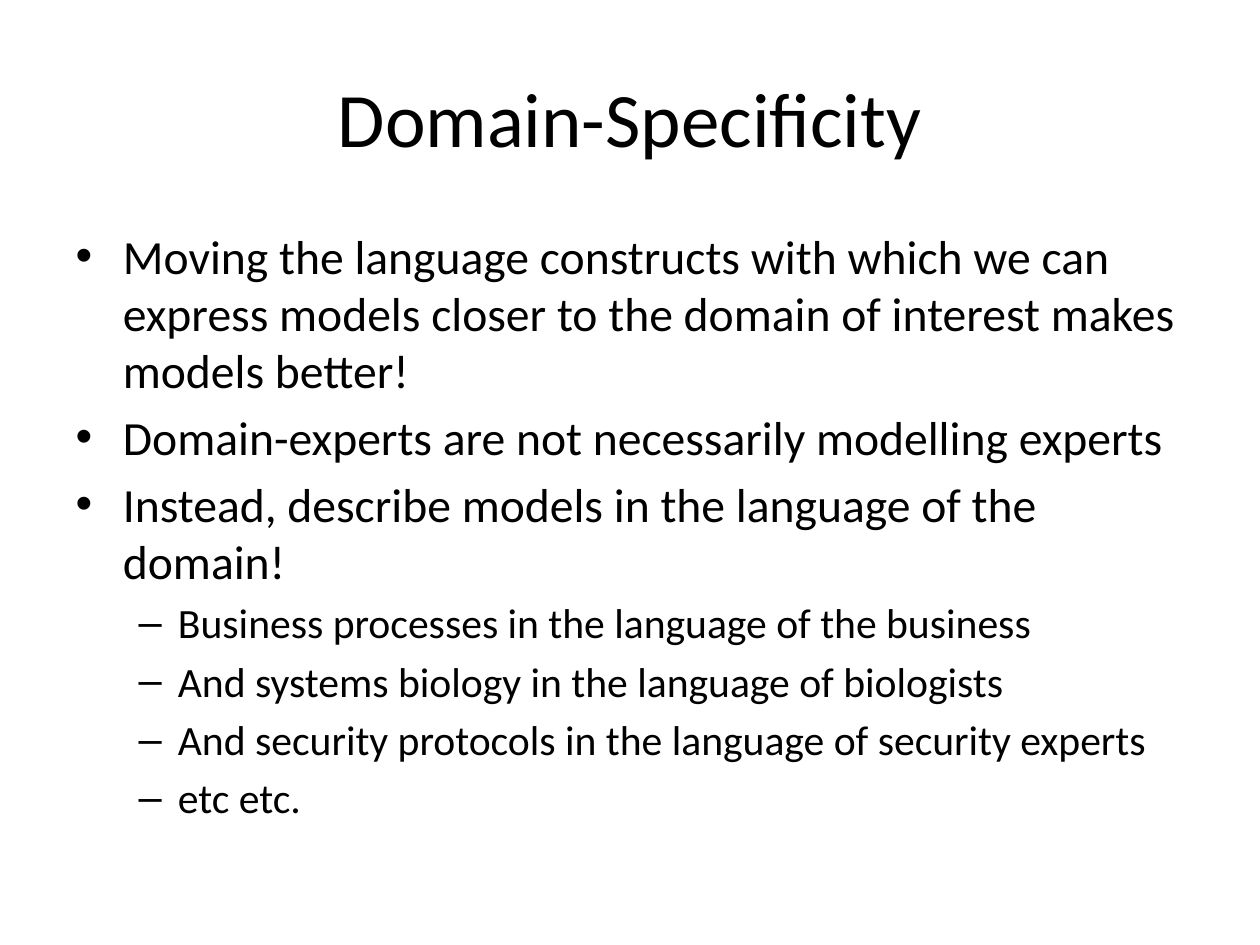
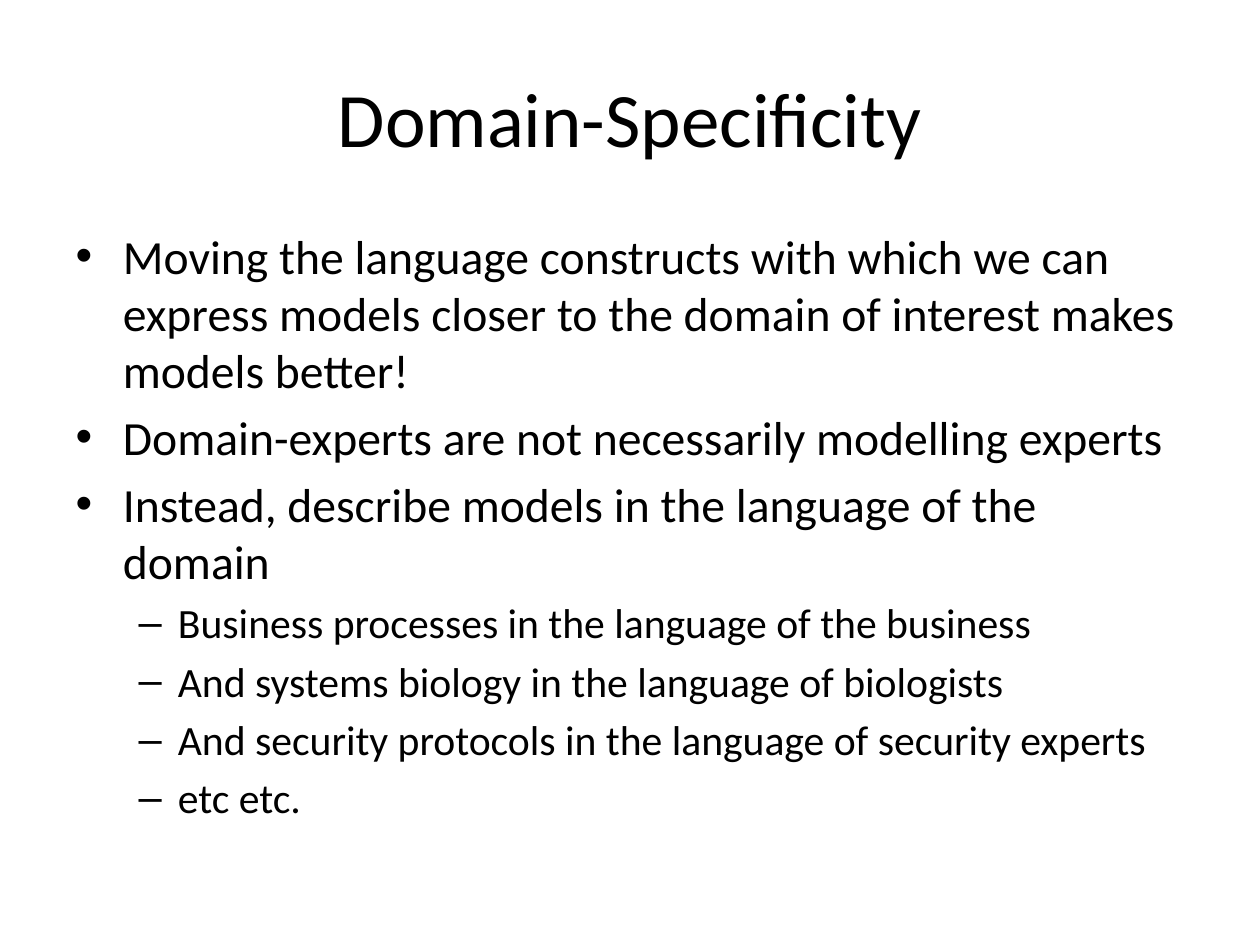
Before and after one commit to gian/defense, a slide deck: slide 17 of PhDDefense.pptx. Drawn at 1260x945 pixels with LibreOffice and Linux fonts; fonts in the diff are those of the drawing. Boxes give left, top, right and bottom in pixels: in the first picture for what was removed or moved away, otherwise in the second. Text is boxed around its words. In the diff, an @@ line names an element or a change of style, - is before the commit and + after.

```diff
--- a/PhDDefense.pptx
+++ b/PhDDefense.pptx
@@ text at (x1=123, y1=489, x2=1037, y2=580): text changed @@
-• Instead, describe models in the language of the domain!
+• Instead, describe models in the language of the domain
```
